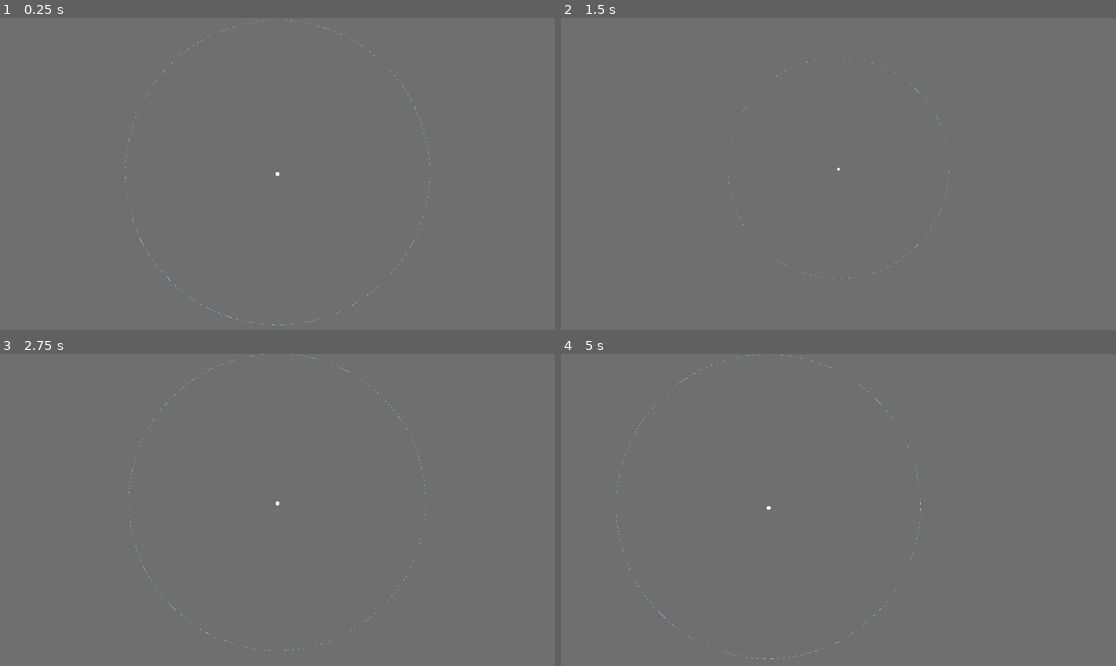
Above: before the commit, frames 1-4 (two rows, left to right).
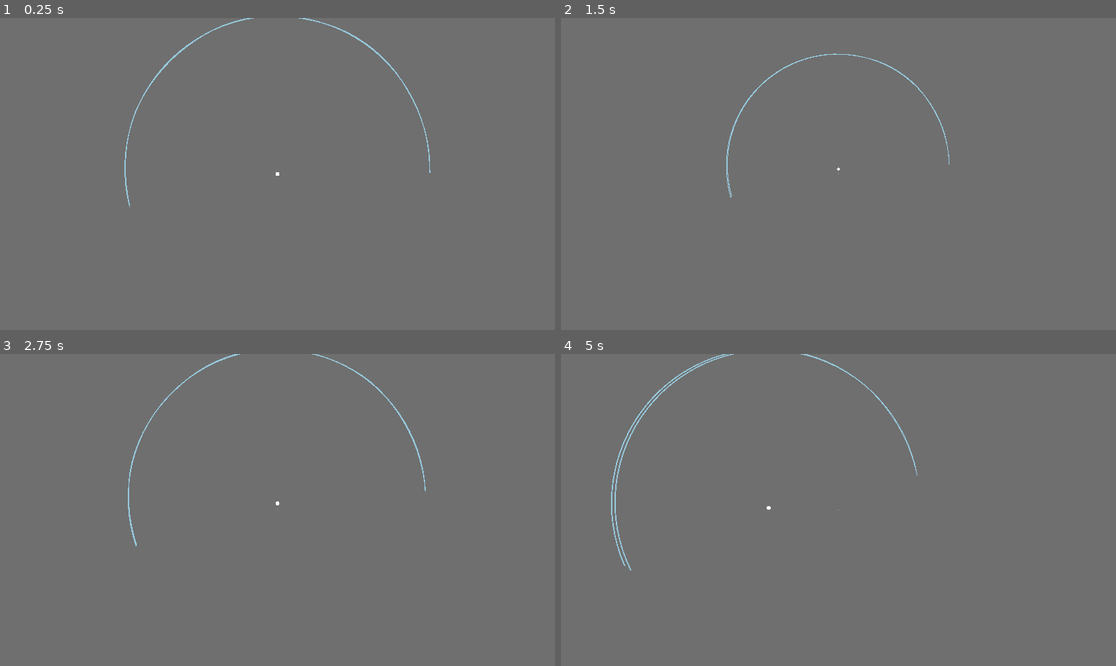
Above: after the commit, the same moments.

Repository: DarkLegend001/Space-Simulator
Game: Godot game, scene res://main/main.tscn
Same seed, same stepped clock (60 frames per second), same inputs: the game is played once before the commit and once after it. A sky picture missing from this copy of the repository is replaced by a grey-blue gradient.
Inputs (mouse positions are in pixels of both pictures, inside the frame that each line leads up to):
- Up to frame 1 (0.25 s): no input
- Up to frame 2 (1.5 s): move the mouse to (960, 158) at 0.52 s; hold S (camera_back) 0.53-1.28 s; click (960, 158) at 0.67 s; move the mouse to (727, 189) at 1.27 s; tap Ctrl (camera_down) at 1.35 s; click (727, 189) at 1.42 s
- Up to frame 3 (2.75 s): move the mouse to (333, 441) at 2.02 s; hold W (camera_forward) from 2.03 s (still down); click (333, 441) at 2.17 s
- Up to frame 4 (5 s): move the mouse to (810, 572) at 2.77 s; release W (camera_forward) at 2.78 s; tap A (camera_left) at 2.85 s; click (810, 572) at 2.92 s; tap Enter at 3.5 s; move the mouse to (1005, 556) at 3.52 s; hold D (camera_right) 3.53-4.28 s; click (1005, 556) at 3.67 s; move the mouse to (672, 463) at 4.27 s; tap Shift (camera_roll_right) at 4.35 s; click (672, 463) at 4.42 s

The runs differ from the first frame. In frame 1, 0.4% of the frame differs, in the area x 22-78%, y 0-99%; in frame 2, 0.3%; in frame 3, 0.4%; in frame 4, 0.6%, in the area x 9-65%, y 0-98%.

Commit message:
scale orbital prediction lines with distance from camera

Diff:
--- a/assets/default_body.tres
+++ b/assets/default_body.tres
@@ -1,3 +1,6 @@
 [gd_resource type="StandardMaterial3D" format=3 uid="uid://cyu5tvpyok6y6"]
 
 [resource]
+cull_mode = 2
+albedo_color = Color(0.67058825, 1, 1, 1)
+texture_repeat = false
--- a/controller/simulation_controller.gd
+++ b/controller/simulation_controller.gd
@@ -10,11 +10,11 @@
 @export var timestep := 300
 
 # number of timesteps for each prediction
-@export var prediction_length := 365
+@export var prediction_length := 50
 # seconds of physics per predicted timestep
-@export var prediction_timestep := 86750
+@export var prediction_timestep := 360000
 # predictions per second
-@export var prediction_speed := 30
+@export var prediction_speed := 10
 
 var elapsed_update_time := 0.0
 var elapsed_prediction_time := 1.0 / prediction_speed
--- a/main/main.tscn
+++ b/main/main.tscn
@@ -31,7 +31,6 @@
 
 [node name="Camera3D" type="Camera3D" parent="." unique_id=374710754]
 transform = Transform3D(1, 0, 0, 0, 1.1924881e-08, 1, 0, -1, 1.1924881e-08, 0, 200, 0)
-near = 0.5
 script = ExtResource("2_c651c")
 
 [node name="WorldEnvironment" type="WorldEnvironment" parent="." unique_id=408548995]
--- a/rendering/celestial_body_renderer.tscn
+++ b/rendering/celestial_body_renderer.tscn
@@ -19,4 +19,5 @@
 
 [node name="Light" type="OmniLight3D" parent="." unique_id=918232526]
 shadow_enabled = true
+shadow_bias = 0.5
 omni_range = 100.0
--- a/rendering/celestial_path_renderer.gd
+++ b/rendering/celestial_path_renderer.gd
@@ -1,7 +1,7 @@
 class_name CelestialPathRenderer extends Node3D
 
 @export var color: Color
-@export var radius := 0.02
+@export var radius := 1e-3
 
 # Called when the node enters the scene tree for the first time.
 func _ready() -> void:
@@ -9,10 +9,11 @@
 
 func normalized_points(prev_point: Vector3, point: Vector3) -> Array:
 	var points := Array()
+	var camera_distance = point.distance_to($"../../Camera3D".position)
 	var normal := (point - prev_point).normalized()
-	var right = normal.cross(Vector3.UP) * radius
+	var right = normal.cross(Vector3.UP) * (radius * camera_distance)
 	var left = -right
-	var up = normal.cross(point.normalized()) * radius
+	var up = normal.cross(point.normalized()) * (radius * camera_distance)
 	var down = -up
 
 	points.append(point + up + left)
